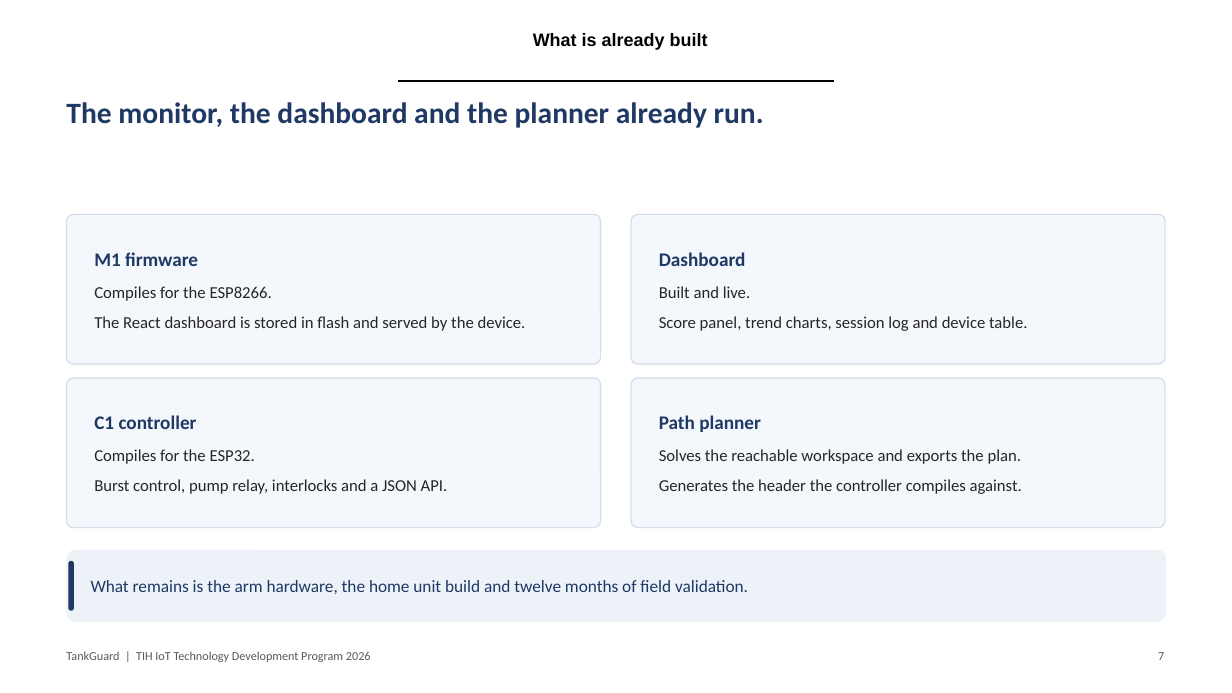
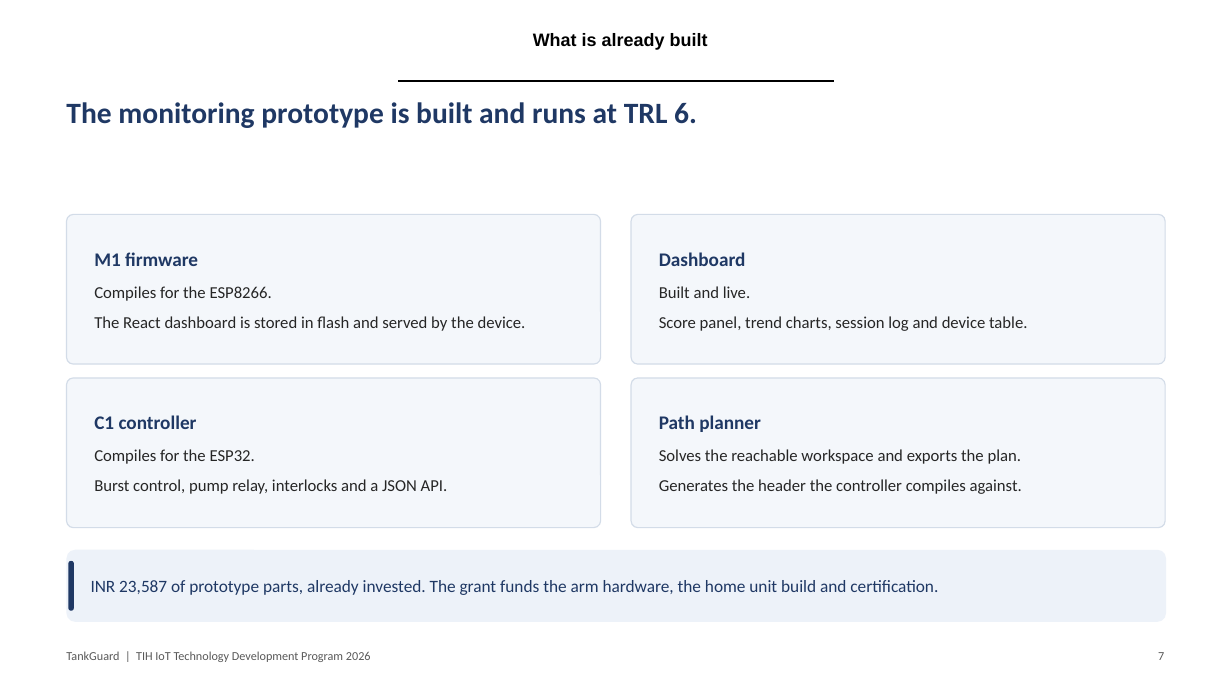
Before and after one commit to adithya-in/tankguard, a slide deck: slide 7 of docs/office/TankGuard_Presentation.pptx. Drawn at 1232x693 pixels with LibreOffice and Linux fonts; fonts in the diff are those of the drawing; background and template pictures are left out. Boxes give left, top, right and bottom in pixels: in the first picture for what was removed or moved away, otherwise in the second. Text is boxed around its words. In the diff, an @@ line names an element or a change of style, - is before the commit and + after.

Commit message:
docs(office): make the grant a commercialisation request, not a parts bill
TDP 11 funds up to INR 50 lakh over 12 months for TRL 6+ projects that are ready to commercialise. The previous ask was INR 23,587, which is the prototype's parts cost and was already spent, so it read as a reimbursement request and contradicted the TRL 6 entry rule.

The request is now INR 42,33,600: two engineers, tooling, twenty pilot units, certification, a patent and twelve field installations. The prototype spend is shown as prior investment, and the milestones end at a sale rather than a demonstration.

The proposal gains a commercialisation section with the buyer, price target, market base and route to revenue. The workbook now splits every head across the three tranches, and the PI affiliation is corrected to Sree Buddha College of Engineering with Nuke Labs as the industry partner.

```diff
--- a/docs/office/TankGuard_Presentation.pptx
+++ b/docs/office/TankGuard_Presentation.pptx
@@ text at <box>66,102,697,128</box>: text changed @@
-The monitor, the dashboard and the planner already run.
+The monitoring prototype is built and runs at TRL 6.
@@ text at <box>91,580,938,595</box>: text changed @@
-What remains is the arm hardware, the home unit build and twelve months of field validation.
+INR 23,587 of prototype parts, already invested. The grant funds the arm hardware, the home unit build and certification.
```
Also in this commit, not shown: 5 other slides changed, 1 slide added, 1 slide removed, 3 other files.
